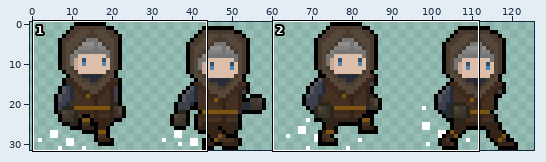
Sprite sheet: resource/Player/mPlayer/Ch1-PlayerWalk.png. Above: a wide view before the commit, with the close-up outlined.
Close-up. Earlier state:
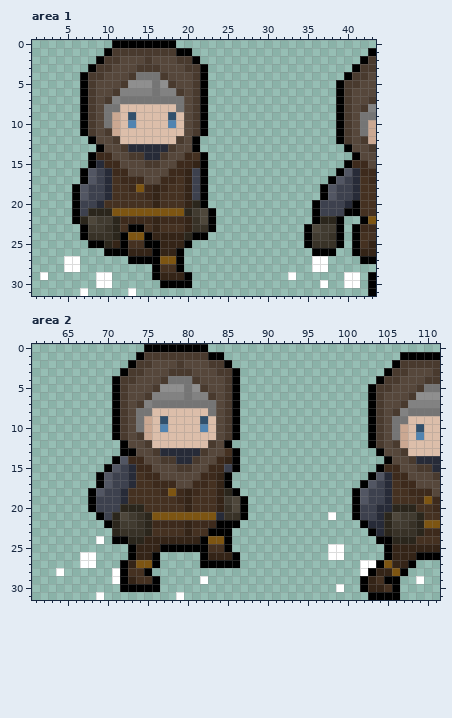
The file is 128x32 pixels. Colours within 5 levels of each other are drawn and written as one. Shown: area 1: x 1..43, y 0..31; area 2: x 61..111, y 0..31. The wide view leaves out empty margins.
Once edited:
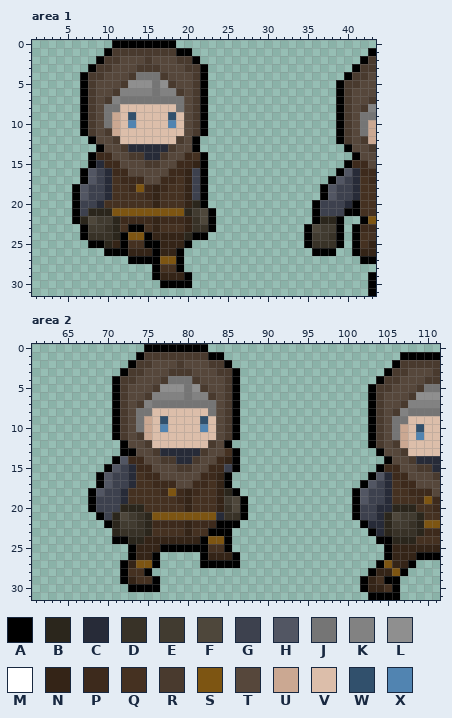
Palette (. is transparent): A #000000  B #2b261c  C #272b38  D #383227  E #413b30  F #4e473b  G #3d414e  H #525663  J #757575  K #828282  L #8f8f8f  M #ffffff  N #342417  P #3d2a1c  Q #453121  R #493a2e  S #7d5512  T #56473b  U #cba892  V #dcbeaa  W #31506c  X #5184b1
The exact change:
{"where": "area 1"}
{"y":27,"x":5,"old":"MM","new":".."}
{"y":27,"x":36,"old":"MM","new":".."}
{"y":28,"x":5,"old":"MM","new":".."}
{"y":28,"x":36,"old":"MM","new":".."}
{"y":29,"x":2,"old":"M","new":"."}
{"y":29,"x":9,"old":"MM","new":".."}
{"y":29,"x":33,"old":"M","new":"."}
{"y":29,"x":40,"old":"MM","new":".."}
{"y":30,"x":9,"old":"MM","new":".."}
{"y":30,"x":37,"old":"M","new":"."}
{"y":30,"x":40,"old":"MM","new":".."}
{"y":31,"x":7,"old":"M","new":"."}
{"y":31,"x":13,"old":"M","new":"."}
{"where": "area 2"}
{"y":21,"x":98,"old":"M","new":"."}
{"y":24,"x":69,"old":"M","new":"."}
{"y":25,"x":98,"old":"MM","new":".."}
{"y":26,"x":67,"old":"MM","new":".."}
{"y":26,"x":98,"old":"MM","new":".."}
{"y":27,"x":67,"old":"MM","new":".."}
{"y":27,"x":102,"old":"MM","new":".."}
{"y":28,"x":64,"old":"M","new":"."}
{"y":28,"x":71,"old":"M","new":"."}
{"y":28,"x":102,"old":"M","new":"."}
{"y":29,"x":71,"old":"M","new":"."}
{"y":29,"x":82,"old":"M","new":"."}
{"y":29,"x":109,"old":"M","new":"."}
{"y":30,"x":72,"old":"A","new":"."}
{"y":30,"x":99,"old":"M","new":"."}
{"y":31,"x":69,"old":"M","new":"."}
{"y":31,"x":79,"old":"M","new":"."}
{"label":"erased","picture_box":[40,256,136,296]}
{"label":"erased","picture_box":[288,256,360,288]}
{"label":"erased","picture_box":[328,512,376,592]}
{"label":"erased","picture_box":[56,536,128,600]}
{"label":"erased","picture_box":[176,576,208,600]}
{"label":"erased","picture_box":[416,576,424,584]}
